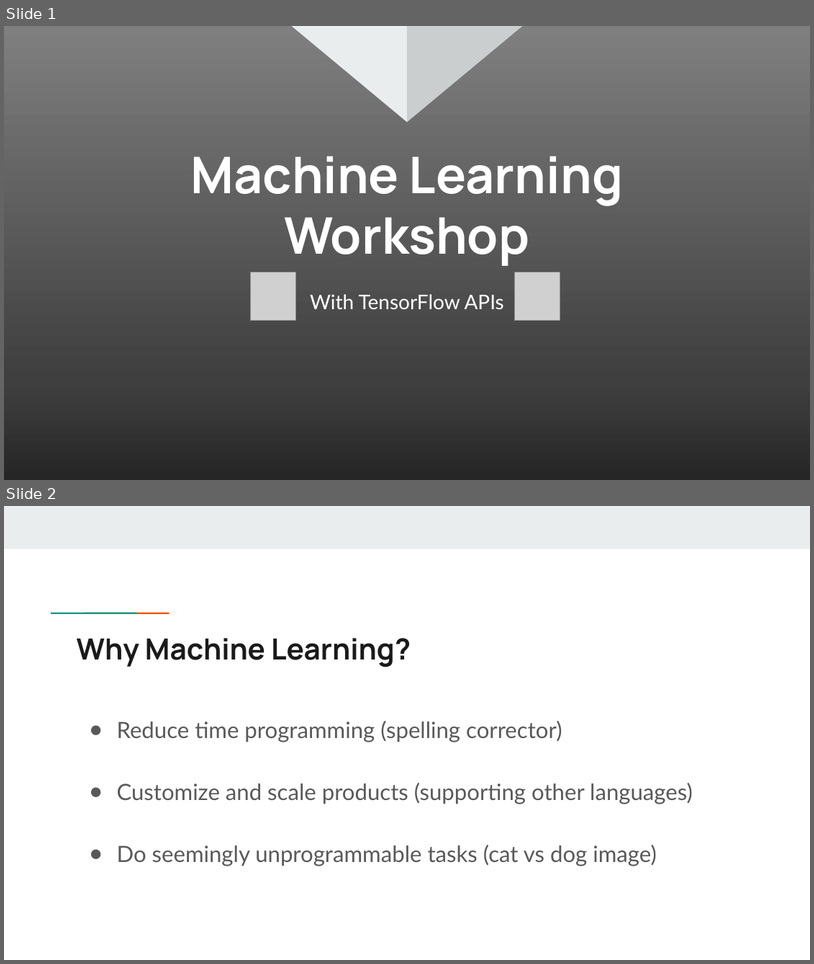
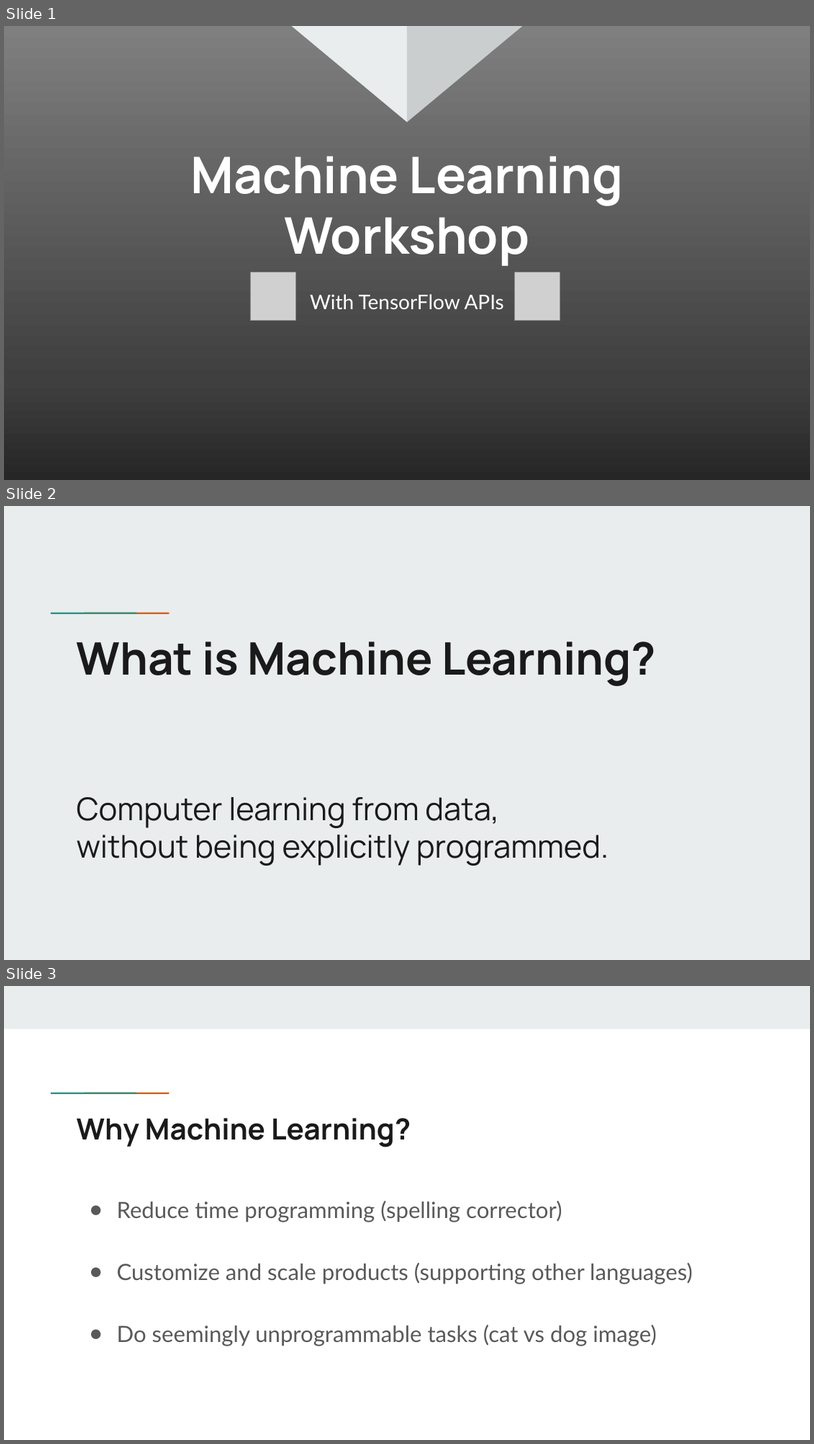
Before and after one commit to OmarEinea/tf, a slide deck: presentation.pptx. Shown one above the other, each under a label of ours: slides 1 and 2 before the commit, slides 1, 2 and 3 after it. The pictures are 814x964 and 814x1444 pixels, drawn with LibreOffice and Linux fonts; fonts in the diff are those of the drawing; grey boxes stand for pictures. Boxes give left, top, right and bottom in pixels: in the first picture for what was removed or moved away, otherwise in the second. Text is boxed around its words. In the diff, an @@ line names an element or a change of style, - is before the commit and + after.

```diff
--- a/presentation.pptx
+++ b/presentation.pptx
@@ slide 2 added at (4,506,810,960), background #E9EDEE; not listed: 2 template elements that a slide beside it also shows @@
@@ title added at (77,641,656,865), 28 pt, text #1A1A1A @@
+What is Machine Learning?
+Computer learning from data,
+without being explicitly programmed.
@@ what was slide 2 is now slide 3 @@
```
Also in this commit, not shown: 3 slides changed, 2 other slides added, 2 other files.
